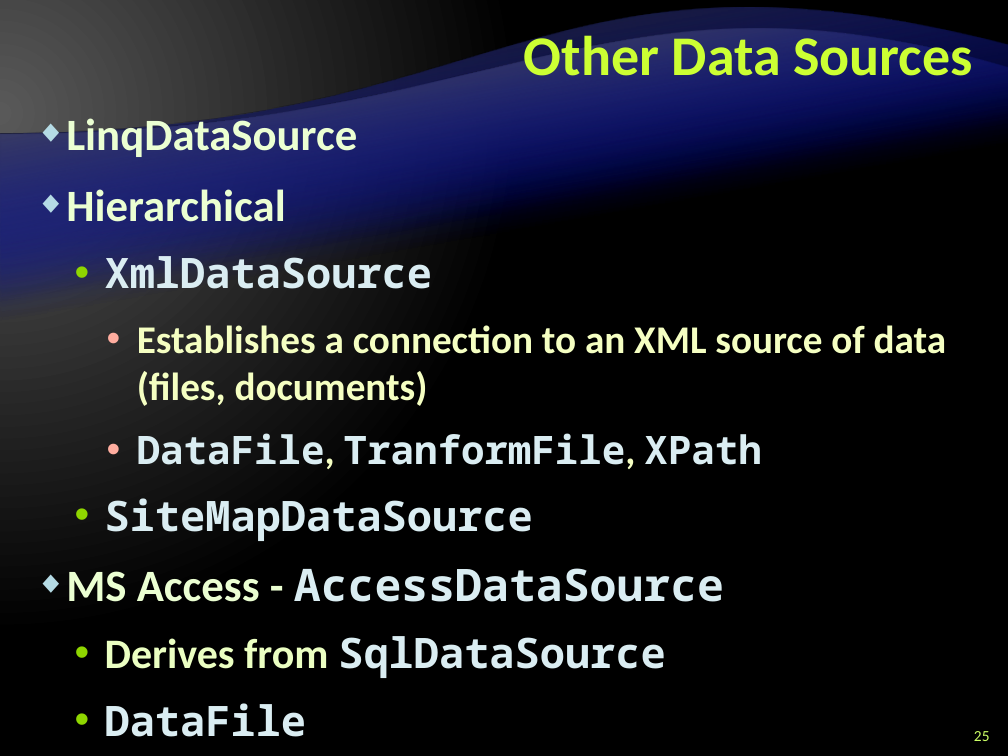
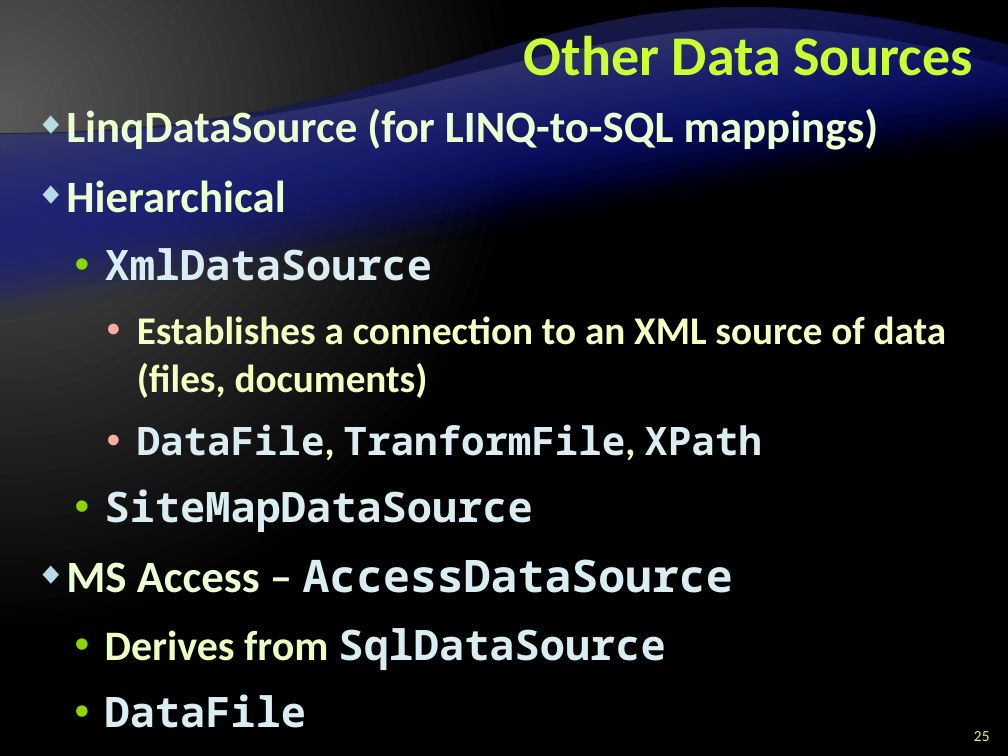
Before and after one commit to Graveheart/aspnetcourse, a slide deck: slide 25 of 2010/lectures/10. ASP.NET-and-Databases.pptx. Drawn at 1008x756 pixels with LibreOffice and Linux fonts; fonts in the diff are those of the drawing; background and template pictures are left out. Boxes give left, top, right and bottom in pixels: in the first picture for what was removed or moved away, otherwise in the second. Text is boxed around its words. In the diff, an @@ line names an element or a change of style, - is before the commit and + after.

```diff
--- a/2010/lectures/10. ASP.NET-and-Databases.pptx
+++ b/2010/lectures/10. ASP.NET-and-Databases.pptx
@@ text "LinqDataSource (for LINQ-to-SQL mappings)": place and size @@
-text "LinqDataSource (for LINQ-to-SQL mappings)" at bbox=[66, 113, 946, 737]
+text "LinqDataSource (for LINQ-to-SQL mappings)" at bbox=[66, 104, 946, 728]
@@ text at bbox=[66, 104, 879, 153]: text changed @@
-◆ LinqDataSource
+◆ LinqDataSource (for LINQ-to-SQL mappings)
@@ text at bbox=[66, 559, 733, 593]: text changed @@
-◆ MS Access - AccessDataSource
+◆ MS Access – AccessDataSource
```
Also in this commit, not shown: 13 other slides changed, 1 other file.
